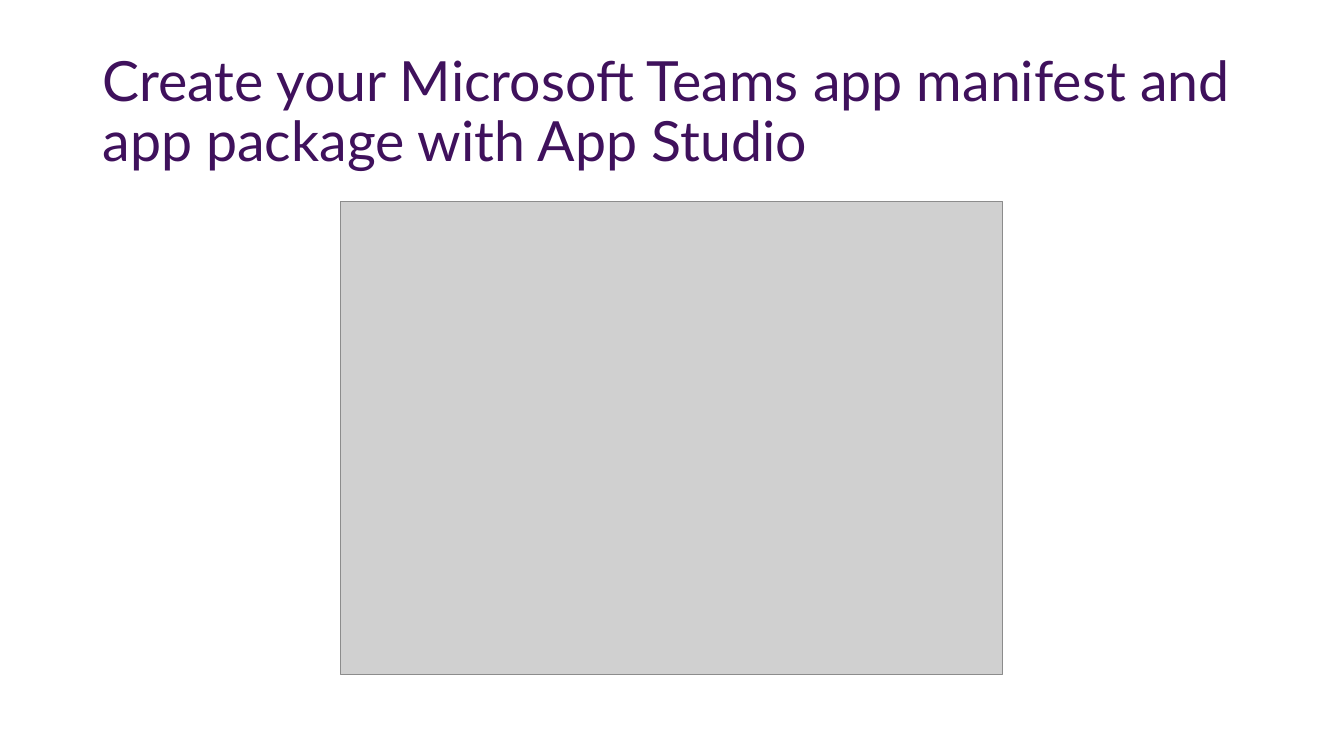
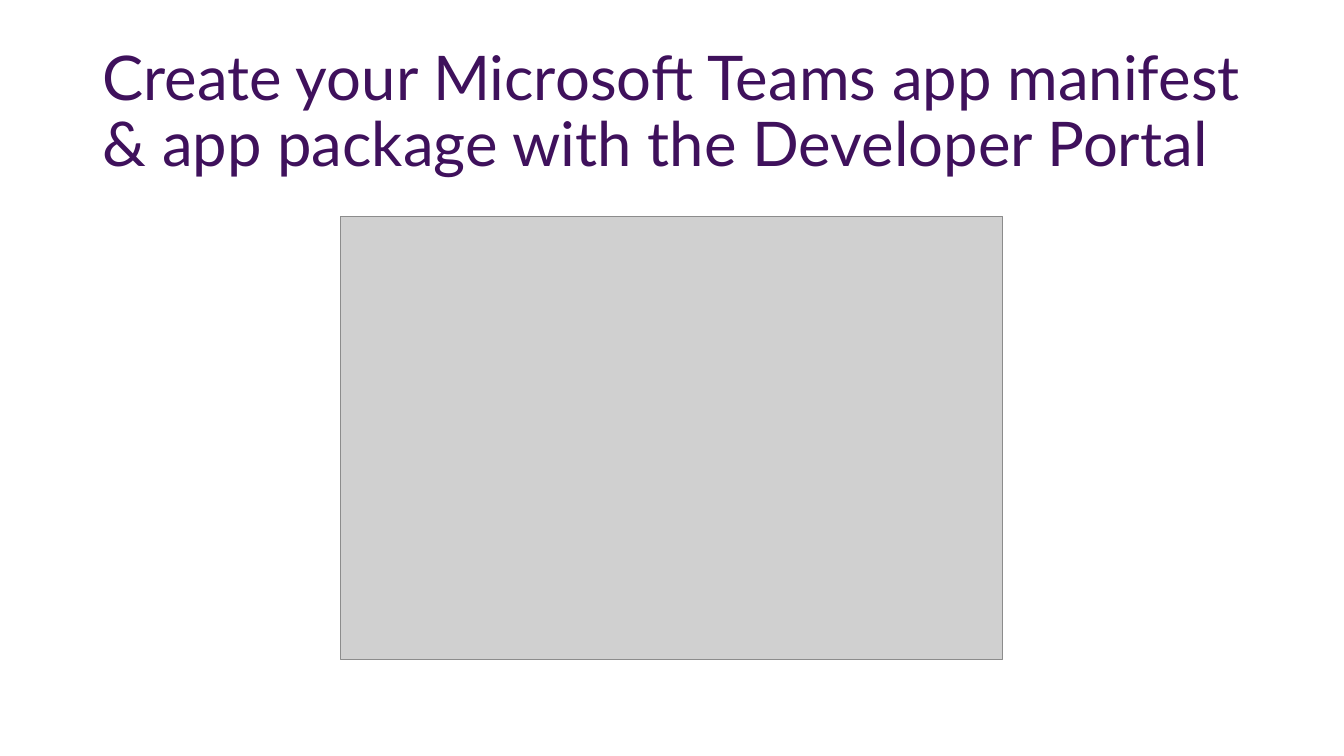
Before and after one commit to OfficeDev/TrainingContent, a slide deck: slide 16 of Teams/40 Conversational Bots/slides.pptx. Drawn at 1344x756 pixels with LibreOffice and Linux fonts; fonts in the diff are those of the drawing; grey boxes stand for pictures; background and template pictures are left out. Boxes give left, top, right and bottom in pixels: in the first picture for what was removed or moved away, otherwise in the second. Text is boxed around its words. In the diff, an @@ line names an element or a change of style, - is before the commit and + after.

```diff
--- a/Teams/40 Conversational Bots/slides.pptx
+++ b/Teams/40 Conversational Bots/slides.pptx
@@ title at [102, 55, 1240, 178]: text changed; size 39.6 to 44 pt @@
-Create your Microsoft Teams app manifest and app package with App Studio
+Create your Microsoft Teams app manifest & app package with the Developer Portal
@@ picture: place and size @@
-picture at [341, 202, 1003, 676]
+picture at [341, 216, 1003, 659]
```
Also in this commit, not shown: 9 other slides changed, 38 other files.
